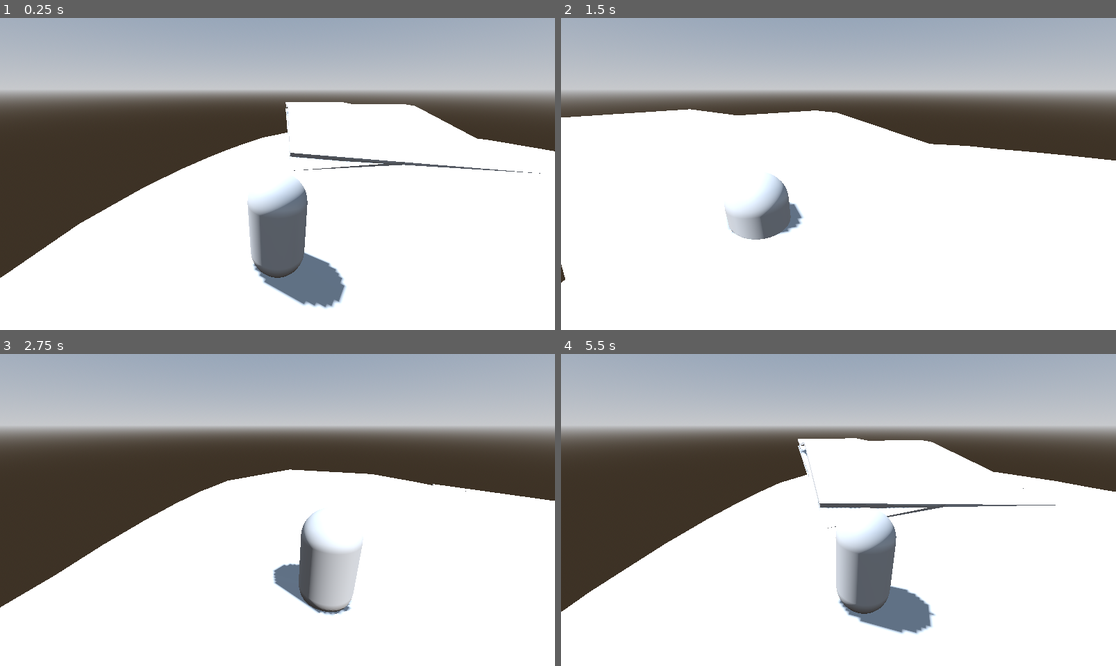
Above: before the commit, frames 1-4 (two rows, left to right).
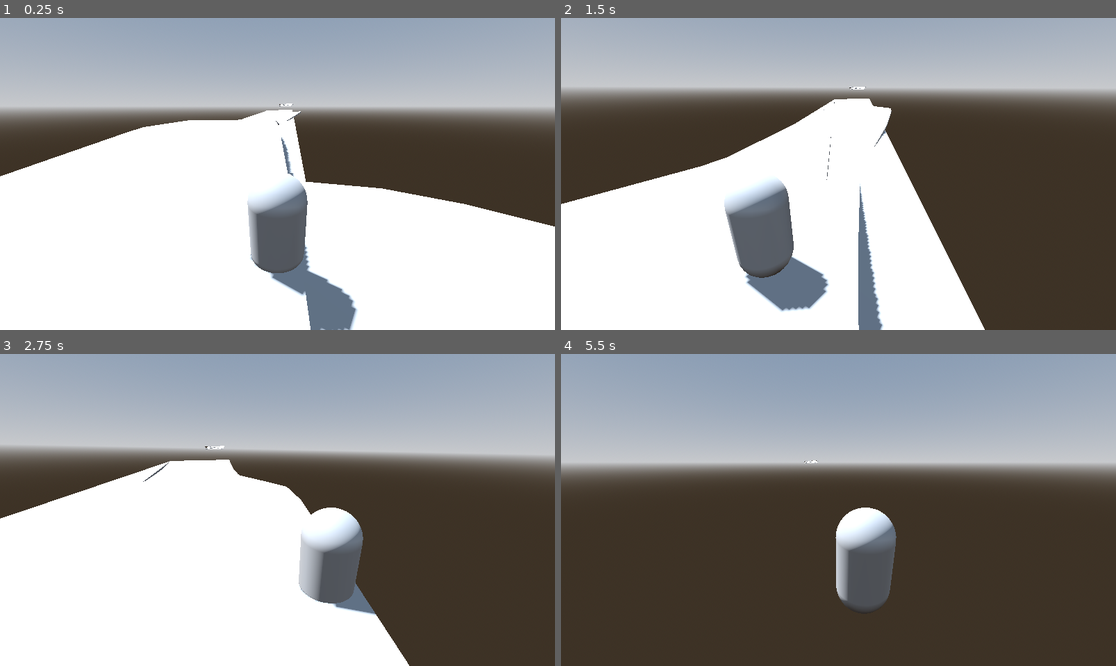
Above: after the commit, the same moments.

Repository: ludovancy/endless-roller
Game: Godot game, scene res://world.tscn
The game is run twice, just before and just after one commit, with the same random seed, the same clock (stepped at 60 frames per second) and the same inputs.
Inputs (mouse positions are in pixels of both pictures, inside the frame that each line leads up to):
- Up to frame 1 (0.25 s): no input
- Up to frame 2 (1.5 s): move the mouse to (960, 158) at 0.52 s; click (960, 158) at 0.67 s; drag from (727, 189) to (810, 236) at 1.27 s
- Up to frame 3 (2.75 s): move the mouse to (333, 441) at 2.02 s; click (333, 441) at 2.17 s
- Up to frame 4 (5.5 s): drag from (810, 572) to (672, 463) at 2.77 s; move the mouse to (1005, 556) at 3.52 s; click (1005, 556) at 3.67 s; drag from (672, 463) to (755, 432) at 4.27 s; move the mouse to (866, 510) at 5.02 s; click (866, 510) at 5.17 s

The runs differ from the first frame. In frame 1, 32% of the frame differs, in the area x 0-100%, y 23-100%; in frame 2, 33%; in frame 3, 44%; in frame 4, 72%, in the area x 0-100%, y 13-100%.

Commit message:
Randomly generate path anchors

Diff:
--- a/src/world.gd
+++ b/src/world.gd
@@ -3,25 +3,41 @@
 signal new_curve
 
 @export var max_paths : int = 2
+@export var points_in_curve : int = 10
 
 @onready var player: Node3D = $Player
-@onready var path_3d: Path3D = $Path3D
-@onready var path_3d_2: Path3D = $Path3D2
-@onready var path_3d_3: Path3D = $Path3D3
+@onready var path_3d: Path3D = $PathRoot/Path3D
+@onready var path_3d_2: Path3D = $PathRoot/Path3D2
+@onready var path_3d_3: Path3D = $PathRoot/Path3D3
 
 @onready var paths : Array[Path3D] = [path_3d, path_3d_2, path_3d_3]
 var path_index := 0
 
 func _ready():
-	new_curve.emit(path_3d.curve)
+	# generate max paths
+	handle_new_path(0)
 	player.connect("request_new_path", handle_new_path)
-	generate_path()
 
 func handle_new_path(paths_remaining):
 	for i in range(max_paths - paths_remaining):
 		generate_path()
 
 func generate_path():
-	print("Generating path #", path_index)
+	# get starting position of new path
+	var starting_position : Vector3 = paths[path_index].position
+	starting_position += paths[path_index].curve.get_point_position(
+				paths[path_index].curve.point_count - 1
+			)
+	# start generating the new path
+	path_index = (path_index + 1) % len(paths)
+	paths[path_index].position = starting_position
+	paths[path_index].curve.clear_points()
+	# procedural generation
+	for i in range(points_in_curve):
+		if i == 0:
+			paths[path_index].curve.add_point(Vector3.ZERO)
+			continue
+		paths[path_index].curve.add_point(
+		Vector3(i*10, randf_range(0,2), randf_range(-3, 3)))
+	# send the curve to the player
 	new_curve.emit(paths[path_index].curve)
-	path_index = (path_index + 1) % len(paths)
--- a/world.tscn
+++ b/world.tscn
@@ -48,13 +48,15 @@
 
 [node name="Player" parent="." instance=ExtResource("1_5rmnj")]
 
-[node name="Path3D" type="Path3D" parent="."]
+[node name="PathRoot" type="Node3D" parent="."]
+
+[node name="Path3D" type="Path3D" parent="PathRoot"]
 curve = SubResource("Curve3D_xbb6r")
 
-[node name="CSGPolygon3D" type="CSGPolygon3D" parent="."]
+[node name="CSGPolygon3D" type="CSGPolygon3D" parent="PathRoot/Path3D"]
 polygon = PackedVector2Array(-5, 0, -5, 0.2, 5, 0.2, 5, 0)
 mode = 2
-path_node = NodePath("../Path3D")
+path_node = NodePath("..")
 path_interval_type = 1
 path_interval = 0.2
 path_simplify_angle = 0.0
@@ -64,13 +66,13 @@
 path_u_distance = 1.28
 path_joined = true
 
-[node name="Path3D2" type="Path3D" parent="."]
+[node name="Path3D2" type="Path3D" parent="PathRoot"]
 curve = SubResource("Curve3D_8itjo")
 
-[node name="CSGPolygon3D2" type="CSGPolygon3D" parent="."]
+[node name="CSGPolygon3D2" type="CSGPolygon3D" parent="PathRoot/Path3D2"]
 polygon = PackedVector2Array(-5, 0, -5, 0.2, 5, 0.2, 5, 0)
 mode = 2
-path_node = NodePath("../Path3D2")
+path_node = NodePath("..")
 path_interval_type = 1
 path_interval = 0.2
 path_simplify_angle = 0.0
@@ -80,14 +82,14 @@
 path_u_distance = 1.28
 path_joined = true
 
-[node name="Path3D3" type="Path3D" parent="."]
+[node name="Path3D3" type="Path3D" parent="PathRoot"]
 curve = SubResource("Curve3D_cnert")
 
-[node name="CSGPolygon3D3" type="CSGPolygon3D" parent="."]
+[node name="CSGPolygon3D3" type="CSGPolygon3D" parent="PathRoot/Path3D3"]
 snap = 1e-06
 polygon = PackedVector2Array(-5, 0, -5, 0.2, 5, 0.2, 5, 0)
 mode = 2
-path_node = NodePath("../Path3D3")
+path_node = NodePath("..")
 path_interval_type = 1
 path_interval = 1.0
 path_simplify_angle = 0.0
